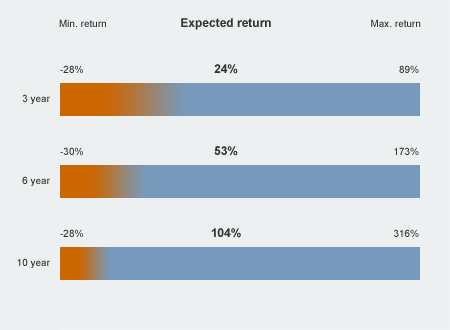
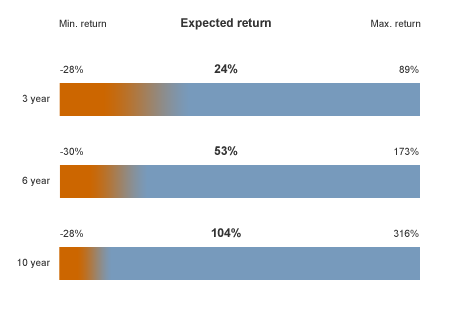
Revision of a layered 450px x 330px image; what changed, layer by layer:
painted on "maxReturn3YearsText" over 399, 65, 408, 72
painted on "maxReturn10YearsText" over 395, 232, 409, 237
painted on "maxLoss10YearsText" over 69, 230, 74, 236
painted on "maxLoss3YearsText" over 69, 66, 74, 72
painted on "exp10YearsText" over 232, 228, 240, 238
painted on "exp6YearsText" over 214, 146, 237, 156
painted on "exp3YearsText" over 216, 64, 237, 74
painted on "year10Text" over 32, 261, 50, 268
painted on "year6Text" over 23, 179, 50, 186
painted on "year3Text" over 23, 97, 50, 104
painted on "expReturnText" over 197, 21, 271, 27
painted on "maxLossText" over 83, 22, 101, 26
painted on "maxReturnText" over 379, 22, 415, 27
hid "sharpen up left side" over 0, 0, 60, 330
hid "background", painted on it over 0, 0, 450, 330
